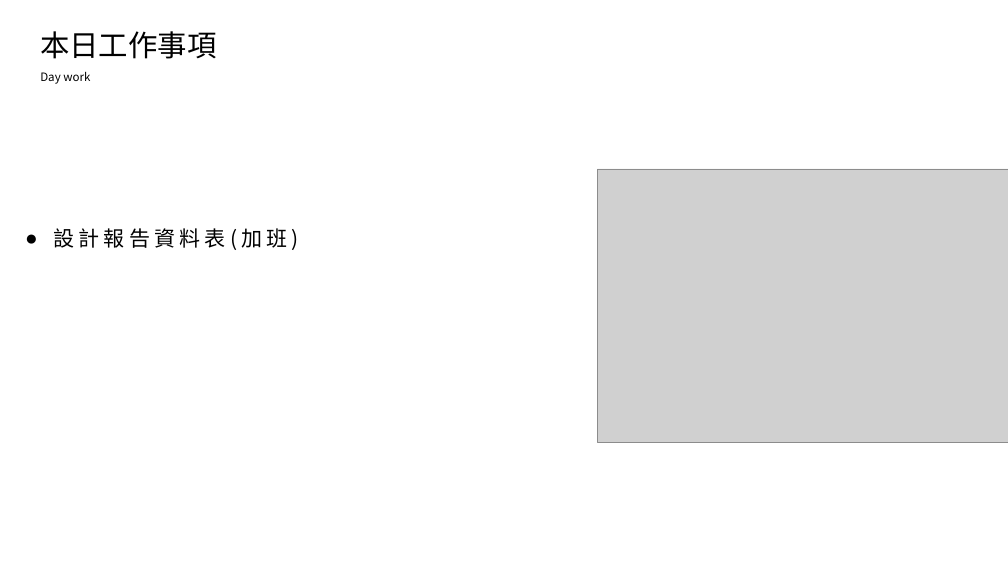
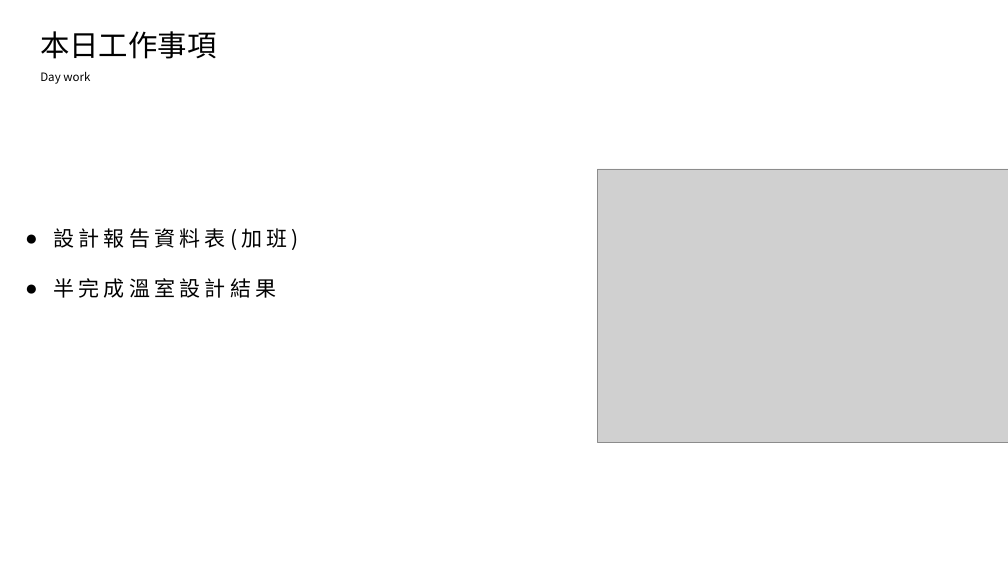
Before and after one commit to king637324/KnowledgeGreenhouseSystem, a slide deck: slide 2 of 工作日報_葉柏漢/2021.09/2021.09.08(加班)~2021.09.09工作日報_葉柏漢.pptx. Drawn at 1008x567 pixels with LibreOffice and Linux fonts; fonts in the diff are those of the drawing; grey boxes stand for pictures. Boxes give left, top, right and bottom in pixels: in the first picture for what was removed or moved away, otherwise in the second. Text is boxed around its words. In the diff, an @@ line names an element or a change of style, - is before the commit and + after.

```diff
--- a/工作日報_葉柏漢/2021.09/2021.09.08(加班)~2021.09.09工作日報_葉柏漢.pptx
+++ b/工作日報_葉柏漢/2021.09/2021.09.08(加班)~2021.09.09工作日報_葉柏漢.pptx
@@ text at [53,278,276,298]: paragraph added @@
+● 半完成溫室設計結果
```
Also in this commit, not shown: 1 other slide changed, 1 slide added, 6 other files.
